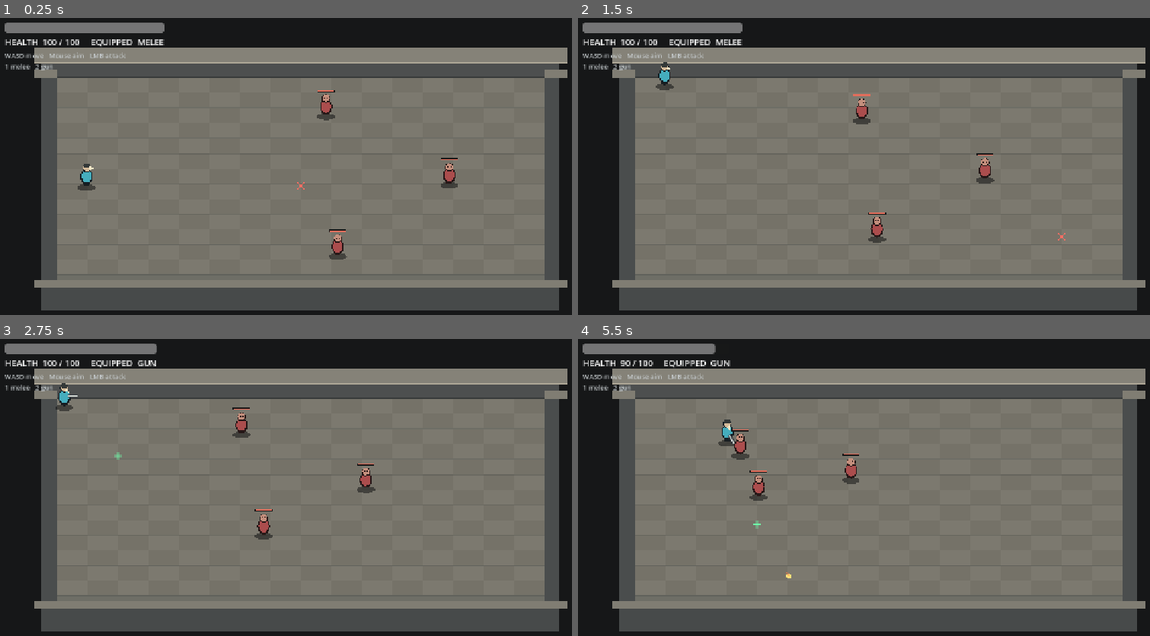
Above: before the commit, frames 1-4 (two rows, left to right).
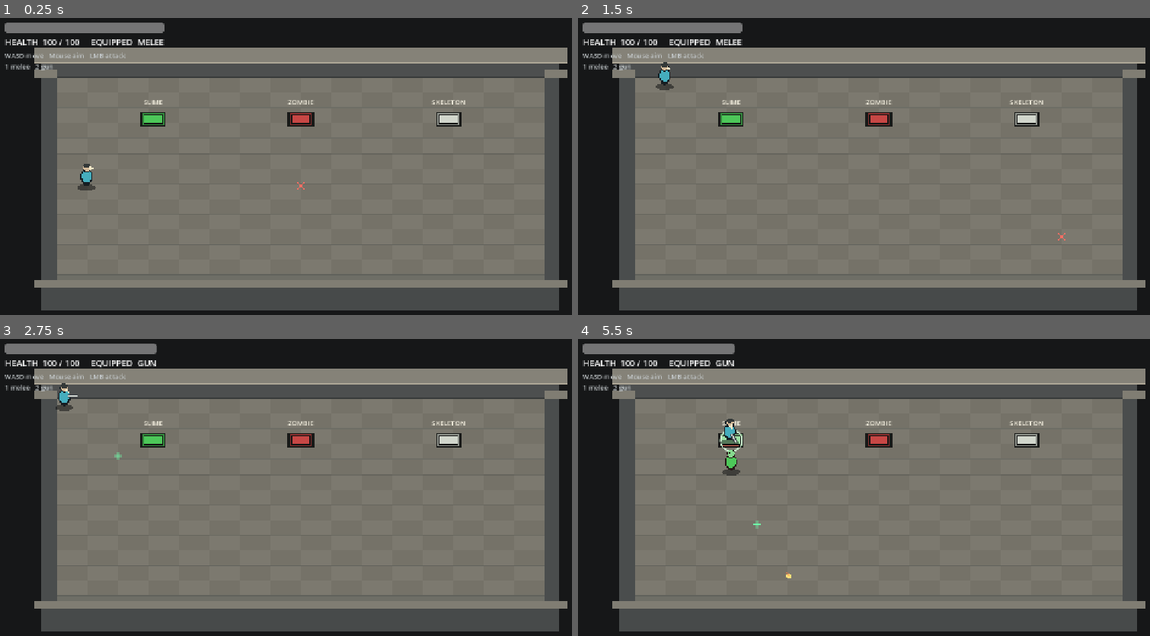
Above: after the commit, the same moments.

Repository: manbeast945/Cmbat_Mechs
Game: Godot game, scene res://scenes/arena.tscn
Same seed, same stepped clock (60 frames per second), same inputs: the game is played once before the commit and once after it.
Inputs (mouse positions are in pixels of both pictures, inside the frame that each line leads up to):
- Up to frame 1 (0.25 s): no input
- Up to frame 2 (1.5 s): move the mouse to (846, 255) at 0.52 s; hold R 0.53-1.28 s; hold W from 0.53 s (still down); click (846, 255) at 0.67 s; move the mouse to (1064, 237) at 1.27 s; tap 1 at 1.35 s
- Up to frame 3 (2.75 s): move the mouse to (120, 454) at 2.02 s; release W at 2.03 s; hold A from 2.03 s (still down); hold 2 from 2.03 s (still down)
- Up to frame 4 (5.5 s): move the mouse to (909, 508) at 2.77 s; release 2 at 2.78 s; tap R at 2.85 s; click (909, 508) at 2.92 s; move the mouse to (789, 422) at 3.52 s; release A at 3.53 s; hold S 3.53-4.28 s; hold 1 3.53-4.28 s; move the mouse to (1012, 490) at 4.27 s; hold D 4.28-5.03 s; tap 2 at 4.35 s; move the mouse to (755, 523) at 5.02 s; hold W from 5.03 s (still down); hold R from 5.03 s (still down); click (755, 523) at 5.17 s

The runs differ from the first frame. In frame 1, 1.4% of the frame differs, in the area x 24-82%, y 24-82%; in frame 2, 1.3%; in frame 3, 1.4%; in frame 4, 1.9%, in the area x 7-82%, y 1-55%.

Commit message:
Add enemy dispensers and slime lunge behavior

Diff:
--- /dev/null
+++ b/scenes/pressure_plate.tscn
@@ -0,0 +1,8 @@
+[gd_scene load_steps=2 format=3]
+
+[ext_resource type="Script" path="res://scripts/pressure_plate.gd" id="1_plate"]
+
+[node name="PressurePlate" type="Area2D"]
+collision_layer = 0
+collision_mask = 1
+script = ExtResource("1_plate")
--- /dev/null
+++ b/scenes/skeleton.tscn
@@ -0,0 +1,6 @@
+[gd_scene load_steps=2 format=3]
+
+[ext_resource type="PackedScene" path="res://scenes/enemy.tscn" id="1_enemy"]
+
+[node name="Skeleton" instance=ExtResource("1_enemy")]
+enemy_color = Color(0.82, 0.84, 0.80, 1)
--- /dev/null
+++ b/scenes/slime.tscn
@@ -0,0 +1,12 @@
+[gd_scene load_steps=3 format=3]
+
+[ext_resource type="PackedScene" path="res://scenes/enemy.tscn" id="1_enemy"]
+[ext_resource type="Script" path="res://scripts/slime.gd" id="2_slime"]
+
+[node name="Slime" instance=ExtResource("1_enemy")]
+script = ExtResource("2_slime")
+enemy_color = Color(0.30, 0.78, 0.35, 1)
+move_speed = 48.0
+max_health = 35
+contact_damage = 4
+contact_cooldown_seconds = 0.9
--- /dev/null
+++ b/scenes/zombie.tscn
@@ -0,0 +1,6 @@
+[gd_scene load_steps=2 format=3]
+
+[ext_resource type="PackedScene" path="res://scenes/enemy.tscn" id="1_enemy"]
+
+[node name="Zombie" instance=ExtResource("1_enemy")]
+enemy_color = Color(0.78, 0.28, 0.27, 1)
--- a/scripts/arena.gd
+++ b/scripts/arena.gd
@@ -1,7 +1,10 @@
 extends Node2D
 
 const PLAYER_SCENE: PackedScene = preload("res://scenes/player.tscn")
-const ENEMY_SCENE: PackedScene = preload("res://scenes/enemy.tscn")
+const SLIME_SCENE: PackedScene = preload("res://scenes/slime.tscn")
+const ZOMBIE_SCENE: PackedScene = preload("res://scenes/zombie.tscn")
+const SKELETON_SCENE: PackedScene = preload("res://scenes/skeleton.tscn")
+const DISPENSER_SCENE: PackedScene = preload("res://scenes/pressure_plate.tscn")
 const HUD_SCENE: PackedScene = preload("res://scenes/hud.tscn")
 
 @onready var test_room: CombatTestRoom = $TestRoom
@@ -14,12 +17,20 @@
 	player.position = Vector2(190.0, 360.0)
 	actor_layer.add_child(player)
 
-	for spawn in [Vector2(710.0, 205.0), Vector2(970.0, 355.0), Vector2(735.0, 510.0)]:
-		var enemy: CombatEnemy = ENEMY_SCENE.instantiate()
-		enemy.position = spawn
-		enemy.player = player
-		actor_layer.add_child(enemy)
+	_add_dispenser("SLIME", Color(0.30, 0.78, 0.35), SLIME_SCENE, Vector2(330.0, 220.0), Vector2(0.0, 68.0), player)
+	_add_dispenser("ZOMBIE", Color(0.78, 0.28, 0.27), ZOMBIE_SCENE, Vector2(640.0, 220.0), Vector2(0.0, 68.0), player)
+	_add_dispenser("SKELETON", Color(0.82, 0.84, 0.80), SKELETON_SCENE, Vector2(950.0, 220.0), Vector2(0.0, 68.0), player)
 
 	var hud: CombatHUD = HUD_SCENE.instantiate()
 	add_child(hud)
 	hud.bind_player(player)
+
+func _add_dispenser(label: String, indicator_color: Color, enemy_scene: PackedScene, spawn_position: Vector2, spawn_offset: Vector2, player: CombatPlayer) -> void:
+	var dispenser: CombatEnemyDispenser = DISPENSER_SCENE.instantiate()
+	dispenser.display_label = label
+	dispenser.indicator_color = indicator_color
+	dispenser.enemy_scene = enemy_scene
+	dispenser.spawn_offset = spawn_offset
+	dispenser.player = player
+	dispenser.position = spawn_position
+	actor_layer.add_child(dispenser)
--- a/scripts/enemy.gd
+++ b/scripts/enemy.gd
@@ -5,8 +5,11 @@
 @export var max_health := 70
 @export var contact_damage := 10
 @export var contact_cooldown_seconds := 0.9
+@export var enemy_color := Color(0.67, 0.30, 0.30)
+@export var stop_distance := 33.0
 
 var health := 70
+var visual_scale := Vector2.ONE
 var player: CombatPlayer
 var contact_cooldown_left := 0.0
 var stagger_left := 0.0
@@ -31,15 +34,18 @@
 		move_and_slide()
 		return
 
-	var to_player := player.global_position - global_position
-	if to_player.length() > 31.0:
-		velocity = to_player.normalized() * move_speed
-	else:
-		velocity = Vector2.ZERO
+	_update_movement(delta)
 	move_and_slide()
 	if global_position.distance_to(player.global_position) <= 33.0 and contact_cooldown_left <= 0.0:
 		player.take_damage(contact_damage)
 		contact_cooldown_left = contact_cooldown_seconds
+
+func _update_movement(_delta: float) -> void:
+	var to_player := player.global_position - global_position
+	if to_player.length() > stop_distance:
+		velocity = to_player.normalized() * move_speed
+	else:
+		velocity = Vector2.ZERO
 
 func take_damage(amount: int, heavy := false, hit_direction := Vector2.ZERO, knockback_multiplier := 1.0) -> bool:
 	if health <= 0:
--- a/scripts/enemy_visual.gd
+++ b/scripts/enemy_visual.gd
@@ -12,16 +12,17 @@
 		var flash_ratio := enemy.hit_flash_left / (0.12 if enemy.reaction_strength >= 1.0 else 0.08)
 		modulate = Color.WHITE.lerp(Color(1.0, 0.52, 0.30), clampf(flash_ratio, 0.0, 1.0))
 		var stagger_ratio := enemy.stagger_left / (0.30 if enemy.reaction_strength >= 1.0 else 0.12)
-		scale = Vector2.ONE.lerp(Vector2(1.25, 0.78), clampf(stagger_ratio, 0.0, 1.0) * enemy.reaction_strength * 0.55)
+		var stagger_scale := Vector2.ONE.lerp(Vector2(1.25, 0.78), clampf(stagger_ratio, 0.0, 1.0) * enemy.reaction_strength * 0.55)
+		scale = enemy.visual_scale * stagger_scale
 	queue_redraw()
 
 func _draw() -> void:
 	draw_colored_polygon(_ellipse(Vector2(0.0, 4.0), Vector2(19.0, 7.0)), Color(0.02, 0.025, 0.03, 0.48))
 	draw_colored_polygon(_ellipse(Vector2(0.0, -4.0), Vector2(8.0, 4.0)), Color(0.16, 0.10, 0.10))
 	draw_colored_polygon(_ellipse(Vector2(0.0, -17.0), Vector2(13.0, 16.0)), OUTLINE)
-	draw_colored_polygon(_ellipse(Vector2(0.0, -18.0), Vector2(10.5, 13.5)), Color(0.67, 0.30, 0.30))
+	draw_colored_polygon(_ellipse(Vector2(0.0, -18.0), Vector2(10.5, 13.5)), enemy.enemy_color)
 	draw_colored_polygon(_ellipse(Vector2(0.0, -34.0), Vector2(9.0, 9.0)), OUTLINE)
-	draw_colored_polygon(_ellipse(Vector2(0.0, -35.0), Vector2(7.5, 7.5)), Color(0.77, 0.56, 0.49))
+	draw_colored_polygon(_ellipse(Vector2(0.0, -35.0), Vector2(7.5, 7.5)), enemy.enemy_color.lightened(0.32))
 	draw_circle(Vector2(-3.0, -35.0), 1.3, Color(0.14, 0.08, 0.08))
 	draw_circle(Vector2(3.0, -35.0), 1.3, Color(0.14, 0.08, 0.08))
 	draw_rect(Rect2(-18.0, -53.0, 36.0, 5.0), Color(0.10, 0.10, 0.10))
--- /dev/null
+++ b/scripts/pressure_plate.gd
@@ -0,0 +1,60 @@
+extends Area2D
+class_name CombatEnemyDispenser
+
+@export var display_label := "ENEMY"
+@export var indicator_color := Color.WHITE
+@export var spawn_offset := Vector2(0.0, 68.0)
+
+var enemy_scene: PackedScene
+var player: CombatPlayer
+var player_inside := false
+var activation_flash_left := 0.0
+
+func _ready() -> void:
+	collision_layer = 0
+	collision_mask = 1
+	var shape_node := CollisionShape2D.new()
+	var shape := CircleShape2D.new()
+	shape.radius = 25.0
+	shape_node.shape = shape
+	add_child(shape_node)
+	body_entered.connect(_on_body_entered)
+	body_exited.connect(_on_body_exited)
+
+func _process(delta: float) -> void:
+	activation_flash_left = maxf(0.0, activation_flash_left - delta)
+	queue_redraw()
+
+func _on_body_entered(body: Node2D) -> void:
+	if not body.is_in_group("player") or player_inside:
+		return
+	player_inside = true
+	call_deferred("_spawn_enemy")
+	activation_flash_left = 0.28
+
+func _on_body_exited(body: Node2D) -> void:
+	if body.is_in_group("player"):
+		player_inside = false
+
+func _spawn_enemy() -> void:
+	if enemy_scene == null or player == null or not is_instance_valid(player):
+		return
+	var enemy: CombatEnemy = enemy_scene.instantiate()
+	enemy.player = player
+	enemy.position = position + spawn_offset
+	get_parent().add_child(enemy)
+
+func _draw() -> void:
+	var plate_color := indicator_color
+	if activation_flash_left > 0.0:
+		plate_color = plate_color.lightened(0.45)
+	draw_rect(Rect2(Vector2(-27.0, -16.0), Vector2(54.0, 32.0)), Color(0.08, 0.085, 0.08, 0.96), true)
+	draw_rect(Rect2(Vector2(-24.0, -13.0), Vector2(48.0, 26.0)), plate_color.darkened(0.32), true)
+	draw_rect(Rect2(Vector2(-20.0, -9.0), Vector2(40.0, 18.0)), plate_color, true)
+	draw_rect(Rect2(Vector2(-20.0, -9.0), Vector2(40.0, 18.0)), Color(0.08, 0.08, 0.08), false, 2.0)
+	var font := ThemeDB.fallback_font
+	var label_size := font.get_string_size(display_label, HORIZONTAL_ALIGNMENT_CENTER, -1, 14)
+	draw_string(font, Vector2(-label_size.x * 0.5, -31.0), display_label, HORIZONTAL_ALIGNMENT_LEFT, -1.0, 14, Color(0.97, 0.95, 0.89))
+	if activation_flash_left > 0.0:
+		var flash_radius := lerpf(15.0, 31.0, 1.0 - activation_flash_left / 0.28)
+		draw_arc(Vector2.ZERO, flash_radius, 0.0, TAU, 32, plate_color.lightened(0.5), 3.0, true)
--- /dev/null
+++ b/scripts/slime.gd
@@ -0,0 +1,141 @@
+extends CombatEnemy
+class_name CombatSlime
+
+enum MovementPhase { CHASING, PREPARING, LUNGING, RECOVERING }
+
+@export var jump_prepare_seconds := 0.45
+@export var jump_speed := 320.0
+@export var jump_distance := 120.0
+@export var jump_recovery_seconds := 0.6
+@export var jump_cooldown_seconds := 2.8
+@export var jump_trigger_distance := 220.0
+@export var separation_radius := 48.0
+@export var separation_strength := 1.0
+@export var warning_flash_rate := 8.0
+@export var warning_color := Color(1.0, 0.84, 0.32)
+@export var lunge_color := Color(0.76, 1.0, 0.56)
+
+var movement_phase := MovementPhase.CHASING
+var phase_time_left := 0.0
+var jump_cooldown_left := 0.0
+var lunge_direction := Vector2.RIGHT
+var lunge_distance_left := 0.0
+var normal_color := Color(0.30, 0.78, 0.35)
+
+func _ready() -> void:
+	super._ready()
+	add_to_group("slimes")
+	normal_color = enemy_color
+	jump_cooldown_left = randf_range(0.0, jump_cooldown_seconds)
+
+func _update_movement(delta: float) -> void:
+	jump_cooldown_left = maxf(0.0, jump_cooldown_left - delta)
+	match movement_phase:
+		MovementPhase.CHASING:
+			_update_chase()
+		MovementPhase.PREPARING:
+			_update_preparation(delta)
+		MovementPhase.LUNGING:
+			_update_lunge(delta)
+		MovementPhase.RECOVERING:
+			_update_recovery(delta)
+
+func _update_chase() -> void:
+	enemy_color = normal_color
+	visual_scale = Vector2.ONE
+	var to_player := player.global_position - global_position
+	var separation := _get_separation_vector()
+	if to_player.length() <= jump_trigger_distance and jump_cooldown_left <= 0.0 and separation.length_squared() < 0.01:
+		_begin_preparation()
+		return
+	var direction := to_player.normalized()
+	var separation_influence := minf(0.8, separation.length() * separation_strength)
+	var steering := direction
+	if separation_influence > 0.0:
+		steering = direction.lerp(separation.normalized(), separation_influence)
+	if steering.length_squared() > 0.0001:
+		velocity = steering.normalized() * move_speed
+	else:
+		velocity = Vector2.ZERO
+	if to_player.length() <= stop_distance and separation.length_squared() < 0.01:
+		velocity = Vector2.ZERO
+
+func _begin_preparation() -> void:
+	movement_phase = MovementPhase.PREPARING
+	phase_time_left = maxf(0.0, jump_prepare_seconds)
+	velocity = Vector2.ZERO
+	visual_scale = Vector2(1.12, 0.86)
+	enemy_color = normal_color.lerp(warning_color, 0.45)
+	if phase_time_left <= 0.0:
+		_begin_lunge()
+
+func _update_preparation(delta: float) -> void:
+	phase_time_left = maxf(0.0, phase_time_left - delta)
+	velocity = Vector2.ZERO
+	visual_scale = Vector2(1.12, 0.86)
+	var elapsed := jump_prepare_seconds - phase_time_left
+	var flash := 0.45 + 0.55 * absf(sin(elapsed * warning_flash_rate * TAU))
+	enemy_color = normal_color.lerp(warning_color, flash)
+	if phase_time_left <= 0.0:
+		_begin_lunge()
+
+func _begin_lunge() -> void:
+	var to_player := player.global_position - global_position
+	lunge_direction = to_player.normalized() if to_player.length_squared() > 0.0001 else Vector2.RIGHT
+	lunge_distance_left = maxf(0.0, jump_distance)
+	jump_cooldown_left = maxf(0.0, jump_cooldown_seconds)
+	movement_phase = MovementPhase.LUNGING
+	enemy_color = lunge_color
+	visual_scale = Vector2(1.28, 0.76)
+	if lunge_distance_left <= 0.0:
+		_begin_recovery()
+
+func _update_lunge(delta: float) -> void:
+	enemy_color = lunge_color
+	visual_scale = Vector2(1.28, 0.76)
+	if delta <= 0.0 or jump_speed <= 0.0:
+		velocity = Vector2.ZERO
+		_begin_recovery()
+		return
+	var step_distance := minf(jump_speed * delta, lunge_distance_left)
+	velocity = lunge_direction * (step_distance / delta)
+	lunge_distance_left = maxf(0.0, lunge_distance_left - step_distance)
+	if lunge_distance_left <= 0.0:
+		_begin_recovery()
+
+func _begin_recovery() -> void:
+	movement_phase = MovementPhase.RECOVERING
+	phase_time_left = maxf(0.0, jump_recovery_seconds)
+	enemy_color = normal_color
+	visual_scale = Vector2.ONE
+	if phase_time_left <= 0.0:
+		movement_phase = MovementPhase.CHASING
+
+func _update_recovery(delta: float) -> void:
+	velocity = Vector2.ZERO
+	phase_time_left = maxf(0.0, phase_time_left - delta)
+	enemy_color = normal_color
+	visual_scale = Vector2.ONE
+	if phase_time_left <= 0.0:
+		movement_phase = MovementPhase.CHASING
+
+func _get_separation_vector() -> Vector2:
+	if separation_radius <= 0.0:
+		return Vector2.ZERO
+	var separation := Vector2.ZERO
+	for candidate in get_tree().get_nodes_in_group("slimes"):
+		var other := candidate as CombatSlime
+		if other == null or other == self:
+			continue
+		var away := global_position - other.global_position
+		var distance := away.length()
+		if distance >= separation_radius:
+			continue
+		if distance <= 0.001:
+			var low_id := mini(get_instance_id(), other.get_instance_id())
+			var angle := float(low_id % 360) * TAU / 360.0
+			var pair_direction := Vector2.RIGHT.rotated(angle)
+			away = pair_direction if get_instance_id() < other.get_instance_id() else -pair_direction
+			distance = 0.0
+		separation += away.normalized() * (1.0 - distance / separation_radius)
+	return separation
Not shown, added: scripts/pressure_plate.gd.uid
Not shown, added: scripts/slime.gd.uid
